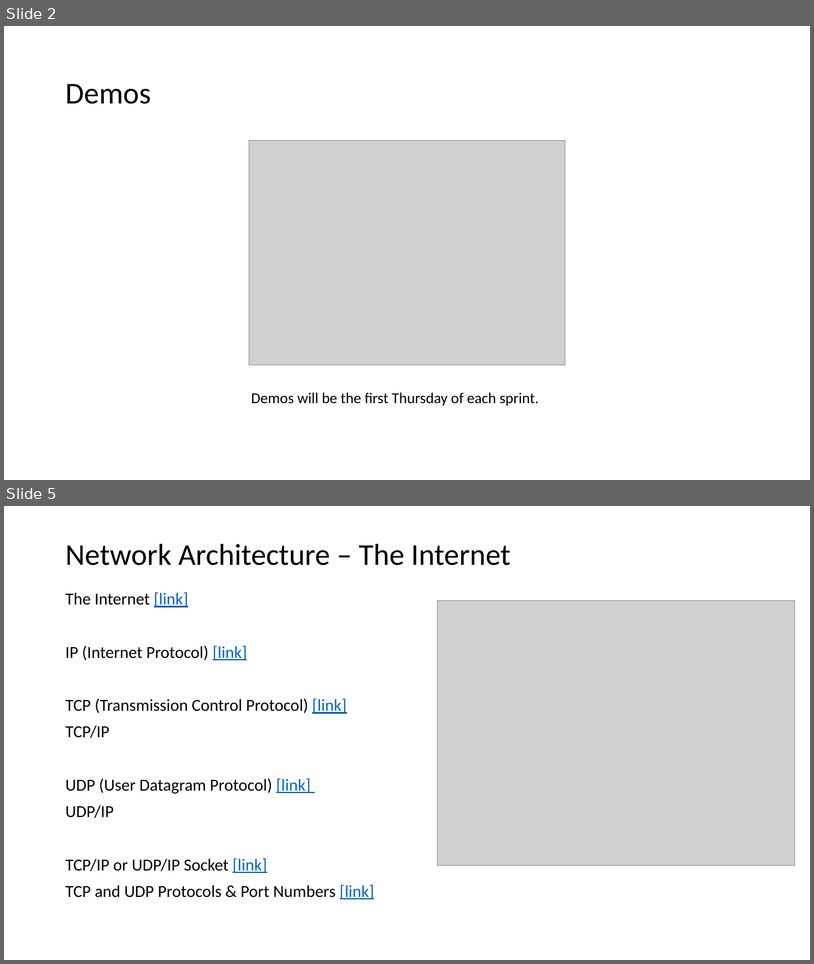
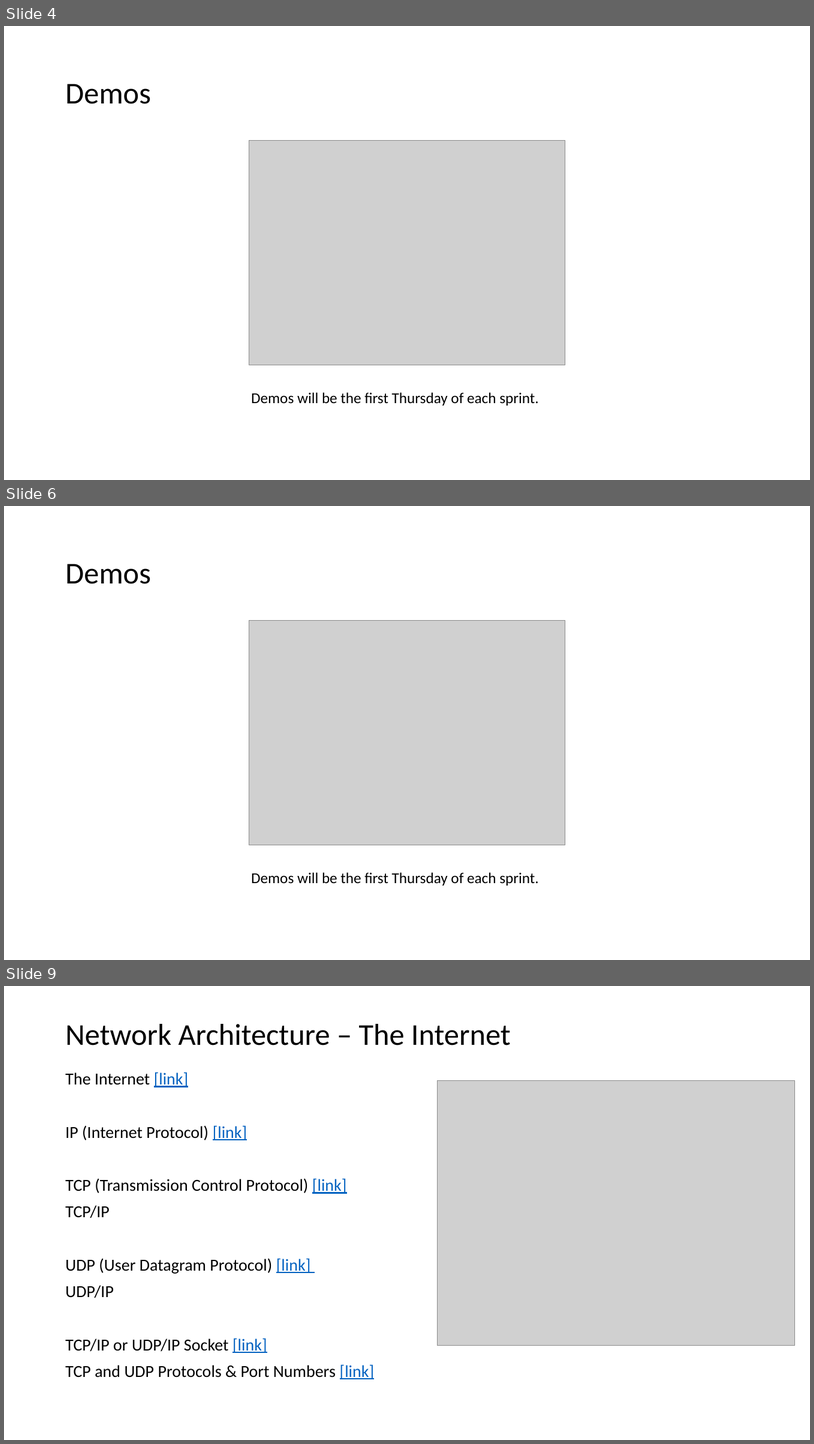
Before and after one commit to EricJPogue/CPSC-24500, a slide deck: lecture-slides/2020-02-27-oop.pptx. Shown one above the other, each under a label of ours: slides 2 and 5 before the commit, slides 4, 6 and 9 after it; the slides between them are not shown. The pictures are 814x964 and 814x1444 pixels, drawn with LibreOffice and Linux fonts; fonts in the diff are those of the drawing; grey boxes stand for pictures. Boxes give left, top, right and bottom in pixels: in the first picture for what was removed or moved away, otherwise in the second. Text is boxed around its words. In the diff, an @@ line names an element or a change of style, - is before the commit and + after.

```diff
--- a/lecture-slides/2020-02-27-oop.pptx
+++ b/lecture-slides/2020-02-27-oop.pptx
@@ slide 6 added at (x1=4, y1=506, x2=810, y2=960), background #FFFFFF @@
@@ title added at (x1=65, y1=564, x2=151, y2=584), 36 pt, text #000000 @@
+Demos
@@ picture added at (x1=249, y1=621, x2=566, y2=845) @@
@@ text added at (x1=251, y1=872, x2=539, y2=885), 18 pt, text #000000 @@
+Demos will be the first Thursday of each sprint.
@@ what was slide 2 is now slide 4 @@
@@ what was slide 5 is now slide 9 @@
```
Also in this commit, not shown: 5 slides changed, 3 other slides added, 1 other file.
